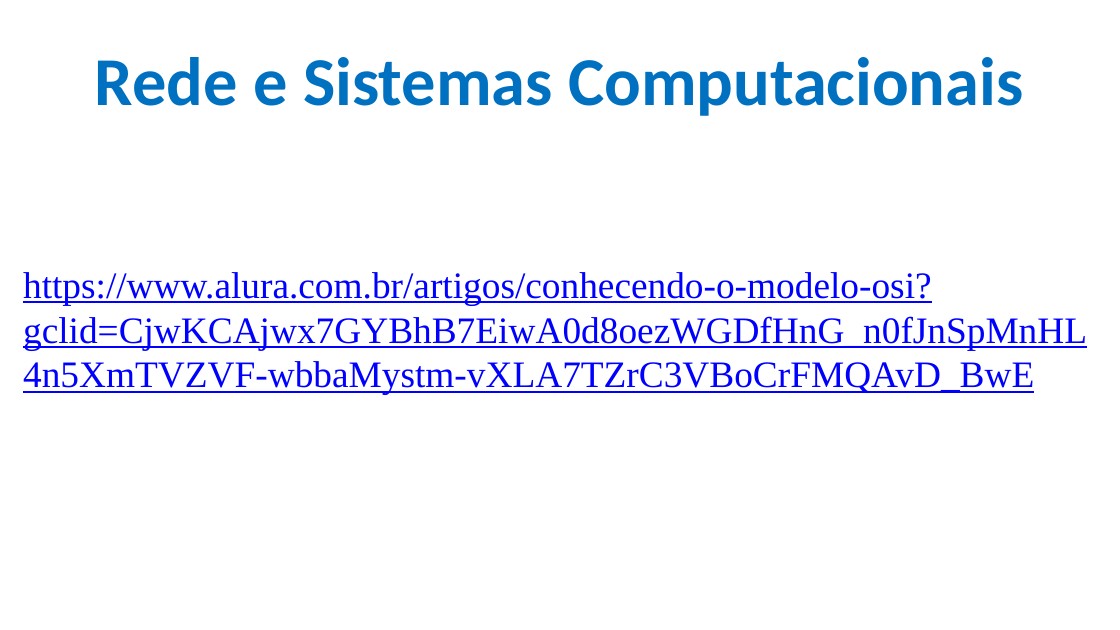
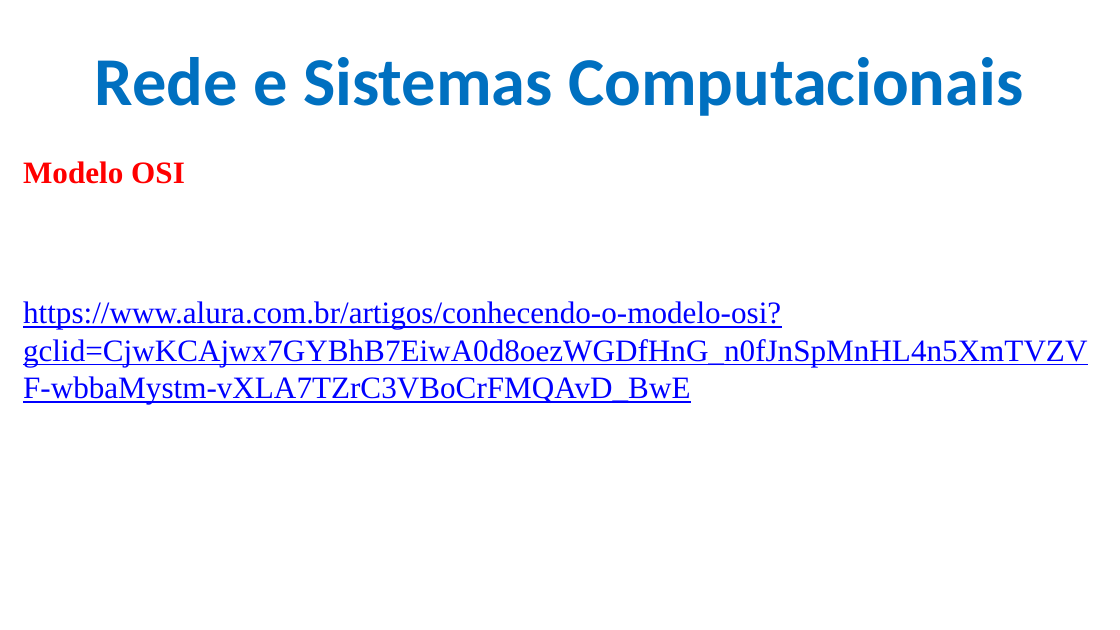
Before and after one commit to CloudEducationBrazil/WydenArquiteturaComputadores, a slide deck: slide 24 of 01 Classes/Aula0 - Arquitetura de Computadores.pptx. Drawn at 1120x630 pixels with LibreOffice and Linux fonts; fonts in the diff are those of the drawing; background and template pictures are left out. Boxes give left, top, right and bottom in pixels: in the first picture for what was removed or moved away, otherwise in the second. Text is boxed around its words. In the diff, an @@ line names an element or a change of style, - is before the commit and + after.

Commit message:
atividade mapa conceitual sistema computacional 19032023

```diff
--- a/01 Classes/Aula0 - Arquitetura de Computadores.pptx
+++ b/01 Classes/Aula0 - Arquitetura de Computadores.pptx
@@ text at [23, 161, 185, 184]: paragraph added @@
+Modelo OSI
@@ text at [23, 301, 1087, 404]: size 24 to 20 pt @@
```
Also in this commit, not shown: 1 other slide changed, 1 other file.
